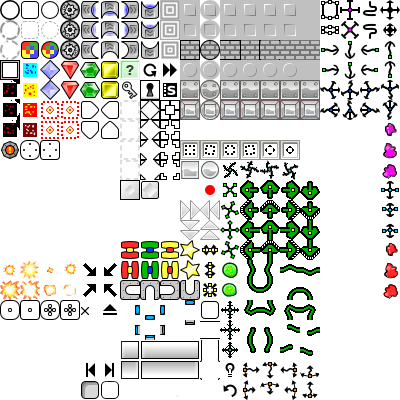
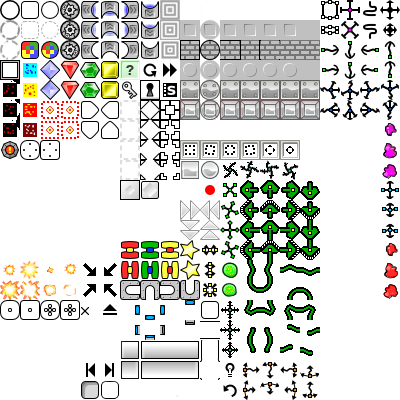
Layered file, before and after one edit (400x400). Changes by layer:
renamed "Capa nueva#3" to "wall_recolorer", hid it, opacity 100% → 25%, painted on it over bbox(180, 0, 320, 20)
renamed "Capa nueva#1" to "sprites", painted on it over bbox(180, 0, 320, 20)
